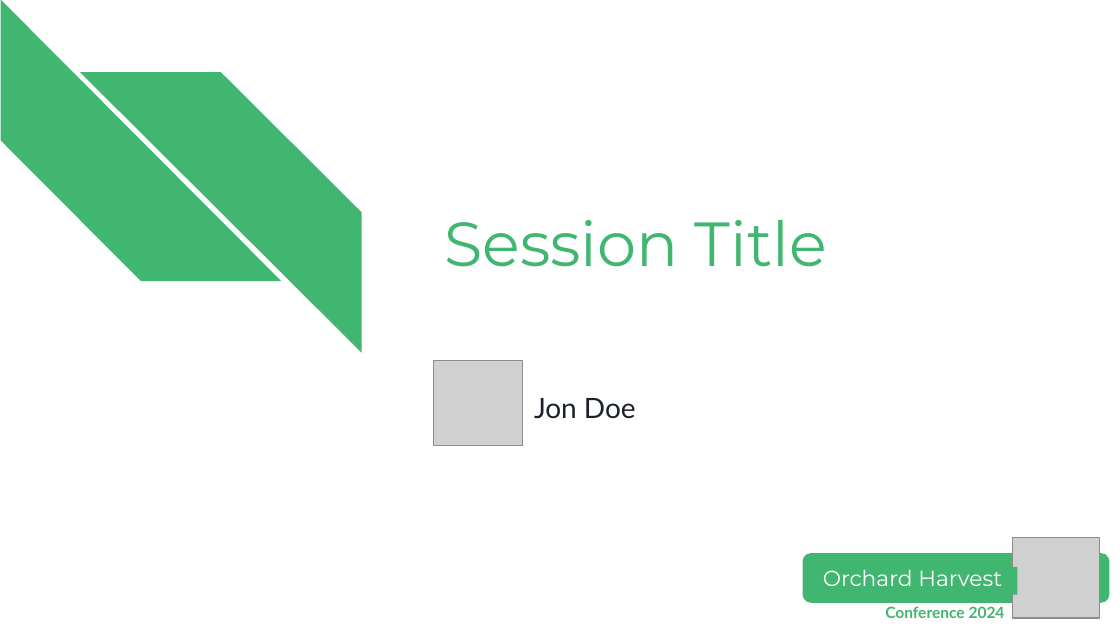
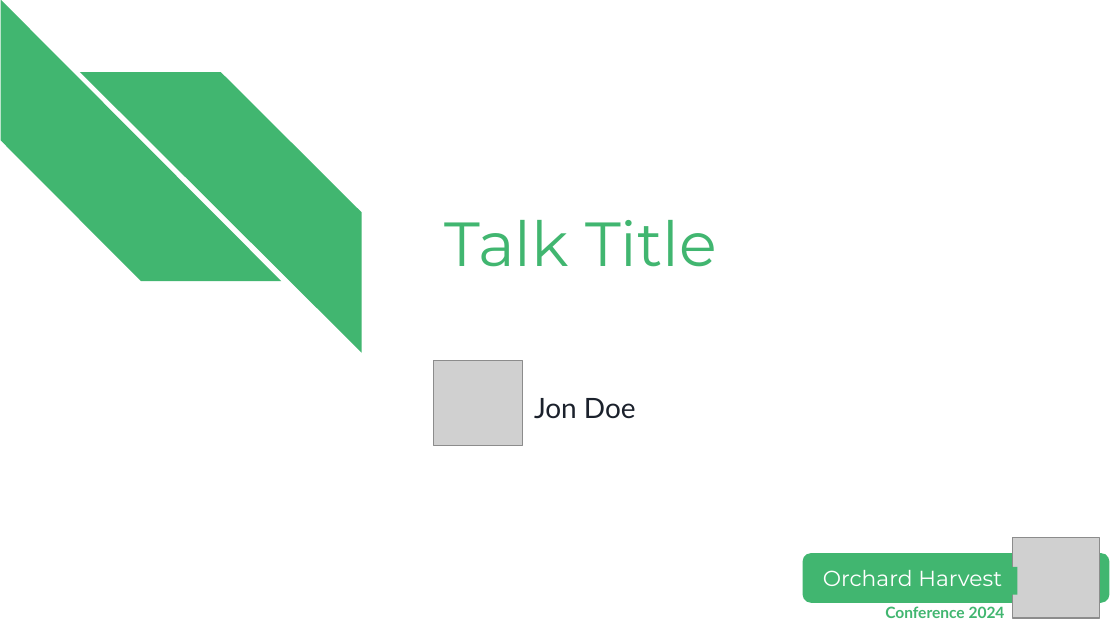
Before and after one commit to OrchardCMS/Orchard-Harvest-Speaker-Toolbox, a slide deck: slide 1 of Orchard Harvest 2024 presentation template.pptx. Drawn at 1120x630 pixels with LibreOffice and Linux fonts; fonts in the diff are those of the drawing; grey boxes stand for pictures. Boxes give left, top, right and bottom in pixels: in the first picture for what was removed or moved away, otherwise in the second. Text is boxed around its words. In the diff, an @@ line names an element or a change of style, - is before the commit and + after.

```diff
--- a/Orchard Harvest 2024 presentation template.pptx
+++ b/Orchard Harvest 2024 presentation template.pptx
@@ title at <box>444,220,717,267</box>: text changed @@
-Session Title
+Talk Title
```
Also in this commit, not shown: 3 other slides changed, 1 slide added.
